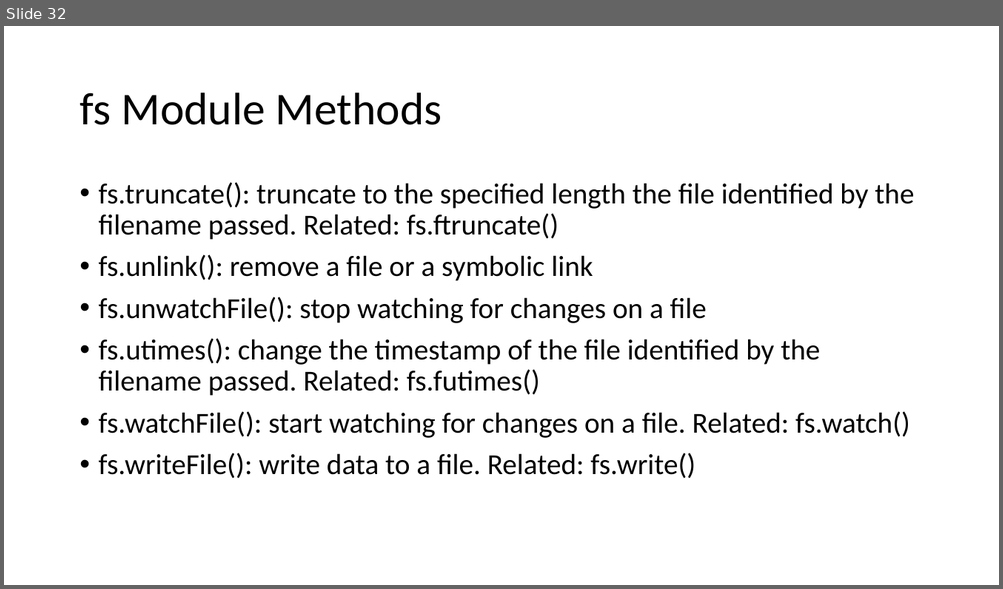
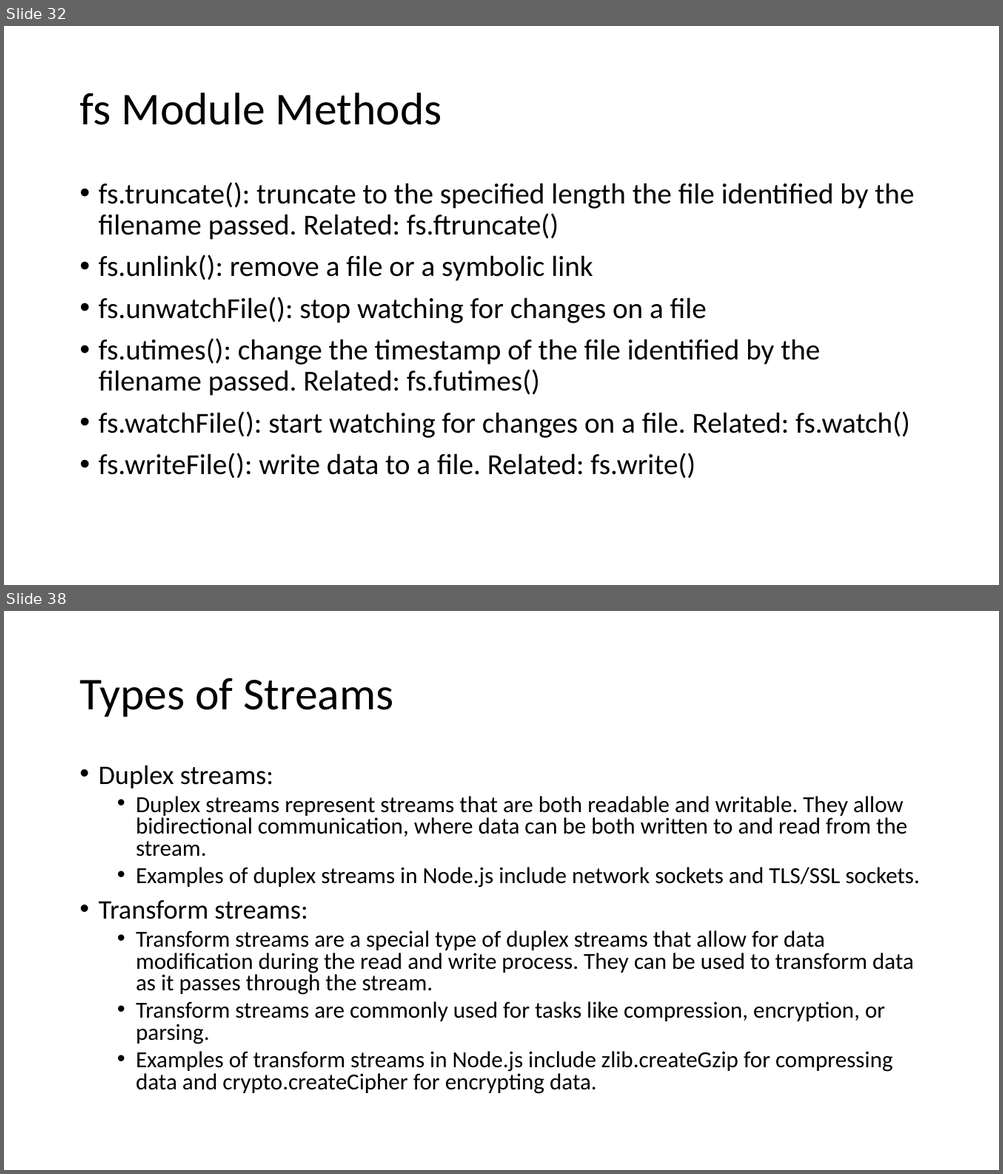
Before and after one commit to explore-with-manish/im-jan24, a slide deck: Node/Notes/Node.pptx. Shown one above the other, each under a label of ours: slide 32 before the commit, slides 32 and 38 after it; the slides between them are not shown. The pictures are 1003x589 and 1003x1174 pixels, drawn with LibreOffice and Linux fonts; fonts in the diff are those of the drawing. Boxes give left, top, right and bottom in pixels: in the first picture for what was removed or moved away, otherwise in the second. Text is boxed around its words. In the diff, an @@ line names an element or a change of style, - is before the commit and + after.

```diff
--- a/Node/Notes/Node.pptx
+++ b/Node/Notes/Node.pptx
@@ slide 38 added at [4,611,999,1170], background #FFFFFF @@
@@ title added at [79,678,394,717], 44 pt, text #000000 @@
+Types of Streams
@@ text added at [99,765,919,1094], 22.2 pt, text #000000 @@
+• Duplex streams:
+  • Duplex streams represent streams that are both readable and writable. They allow bidirectional communication, where data can be both written to and read from the stream.
+  • Examples of duplex streams in Node.js include network sockets and TLS/SSL sockets.
+• Transform streams:
+  • Transform streams are a special type of duplex streams that allow for data modification during the read and write process. They can be used to transform data as it passes through the stream.
+  • Transform streams are commonly used for tasks like compression, encryption, or parsing.
+  • Examples of transform streams in Node.js include zlib.createGzip for compressing data and crypto.createCipher for encrypting data.
```
Also in this commit, not shown: 20 other slides added, 4 other files.
